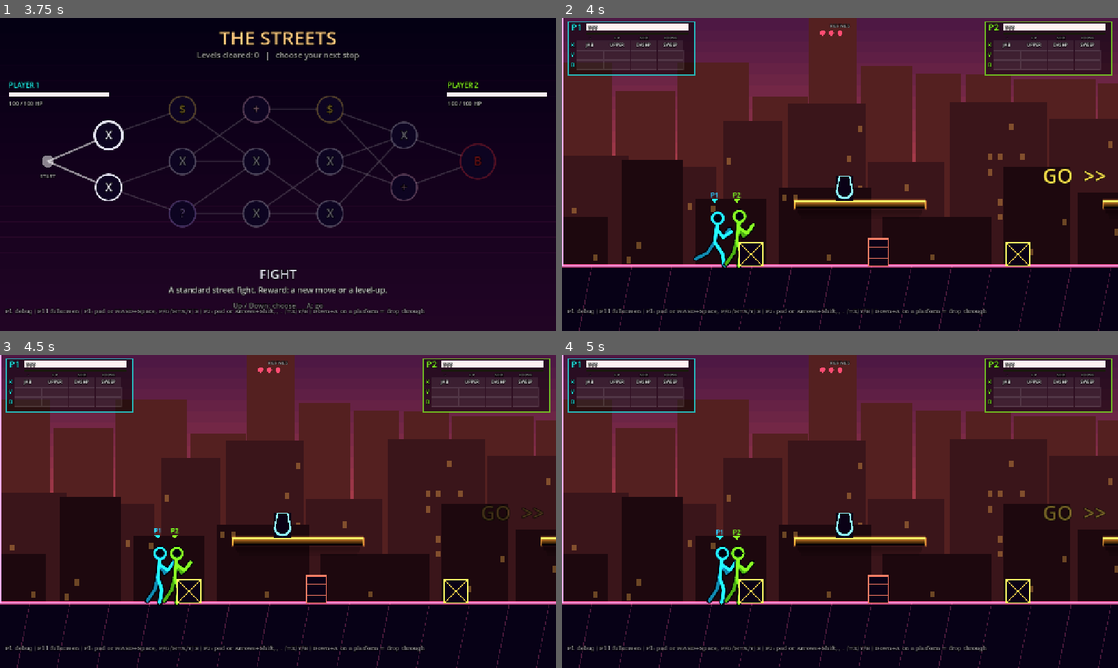
Above: before the commit, frames 1-4 (two rows, left to right).
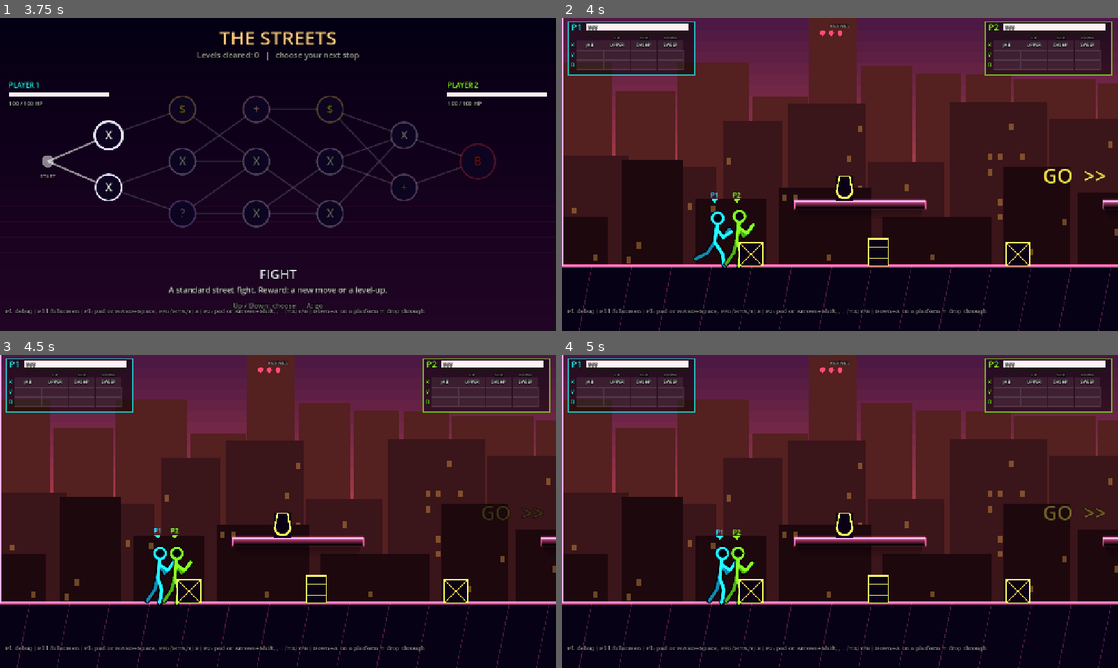
Above: after the commit, the same moments.

Repository: LaMaSi/Multiplayer-fighting-roguelike
Game: Godot game, scene res://scenes/main_menu.tscn
The game is run twice, just before and just after one commit, with the same random seed, the same clock (stepped at 60 frames per second) and the same inputs.
Inputs (mouse positions are in pixels of both pictures, inside the frame that each line leads up to):
- Up to frame 1 (3.75 s): tap Enter at 0.5 s; move the mouse to (400, 158) at 0.52 s; hold D 0.53-1.25 s; tap F at 0.6 s; click (400, 158) at 0.67 s; tap Space at 0.77 s; drag from (166, 190) to (250, 237) at 1.27 s; move the mouse to (333, 105) at 2.02 s; hold A 2.03-2.75 s; tap H at 2.1 s; drag from (250, 237) to (111, 127) at 2.77 s; move the mouse to (444, 221) at 3.52 s; hold D from 3.53 s (still down); tap V at 3.6 s
- Up to frame 2 (4 s): keep holding D; tap Space at 3.77 s
- Up to frame 3 (4.5 s): release D at 4.25 s; drag from (111, 464) to (194, 433) at 4.27 s
- Up to frame 4 (5 s): no input

Frame 1 is identical in both runs. In frame 2, 0.8% of the frame differs, in the area x 41-100%, y 50-80%; in frame 3, 0.8%; in frame 4, 0.8%.

Commit message:
Pal colour roles (terrain pink/amber switch), terrain comparison screenshot test
Co-Authored-By: Claude Sonnet 5.5 <noreply@anthropic.com>
Claude-Session: https://claude.ai/code/session_01C2WewpGAAP2KUyYkL7WJHM

Diff:
--- a/scripts/enemies/enemy.gd
+++ b/scripts/enemies/enemy.gd
@@ -9,9 +9,9 @@
 	"dummy": {"name": "Training Dummy", "hp": 99999.0, "speed": 0.0, "color": Color(1.6, 1.6, 1.8), "style": "", "ai": "dummy", "attacks": []},
 	"thug": {"name": "Thug", "hp": 55.0, "speed": 150.0, "color": Color(1.3, 0.3, 0.08), "style": "cap", "ai": "melee", "build": {"limb": 1.55, "head": 1.05, "fill": true, "square": true},
 		"attacks": ["e_punch", "e_double"], "range": 62.0, "cd": 1.5},
-	"biker": {"name": "Biker", "hp": 75.0, "speed": 200.0, "color": Color(1.3, 1.0, 0.08), "style": "helmet", "ai": "charger", "build": {"limb": 1.3, "head": 1.3, "fill": true, "square": false},
+	"biker": {"name": "Biker", "hp": 75.0, "speed": 200.0, "color": Color(1.4, 0.25, 0.1), "style": "helmet", "ai": "charger", "build": {"limb": 1.3, "head": 1.3, "fill": true, "square": false},
 		"attacks": ["e_charge"], "range": 0.0, "cd": 2.2},
-	"thrower": {"name": "Bottle Thrower", "hp": 40.0, "speed": 130.0, "color": Color(1.2, 0.12, 0.5), "style": "hood", "ai": "ranged", "build": {"limb": 0.8, "head": 0.9, "fill": false, "square": true},
+	"thrower": {"name": "Bottle Thrower", "hp": 40.0, "speed": 130.0, "color": Color(1.1, 0.1, 0.25), "style": "hood", "ai": "ranged", "build": {"limb": 0.8, "head": 0.9, "fill": false, "square": true},
 		"attacks": ["e_throw"], "range": 0.0, "cd": 2.4},
 	"boss_street": {"name": "Big Boss", "hp": 750.0, "speed": 120.0, "color": Color(1.45, 0.08, 0.08), "style": "crown", "ai": "boss", "build": {"limb": 1.9, "head": 1.1, "fill": true, "square": true},
 		"attacks": ["boss_swing", "boss_slam", "boss_charge"], "range": 100.0, "cd": 1.0, "scale": 1.5, "resist": true, "boss": true},
--- a/scripts/levels/level_base.gd
+++ b/scripts/levels/level_base.gd
@@ -351,9 +351,9 @@
 	if exit_x > 0.0:
 		var door := Rect2(exit_x, ground_y - 190.0, 120.0, 190.0)
 		c.draw_rect(door, Color(0.1, 0.07, 0.02))
-		c.draw_rect(door, Color(2.0, 1.7, 0.5), false, 4.0)
+		c.draw_rect(door, Pal.interact(), false, 4.0)
 		c.draw_rect(Rect2(door.position + Vector2(14, 14), door.size - Vector2(28, 14)), Color(1.0, 0.8, 0.2, 0.18))
-		c.draw_string(ThemeDB.fallback_font, door.position + Vector2(0, -12), "EXIT", HORIZONTAL_ALIGNMENT_CENTER, door.size.x, 26, Color(2.0, 1.7, 0.5))
+		c.draw_string(ThemeDB.fallback_font, door.position + Vector2(0, -12), "EXIT", HORIZONTAL_ALIGNMENT_CENTER, door.size.x, 26, Pal.interact())
 	var np: Color = theme["neon_plat"]
 	for r: Rect2 in platforms:
 		if Backdrop.variant == 0:
--- /dev/null
+++ b/scripts/levels/pal.gd
@@ -0,0 +1,14 @@
+class_name Pal
+## Central colour roles (see docs/STYLEGUIDE.md). Starting point of the future Palette: only the
+## roles under comparison live here for now.
+static var terrain_pink := true
+
+
+## Surfaces you stand on: ground edge and platforms.
+static func terrain() -> Color:
+	return Color(2.0, 0.7, 1.2) if terrain_pink else Color(2.0, 1.2, 0.4)
+
+
+## Things you can break, grab or reach: crates, barrels, vases, pickups, exit.
+static func interact() -> Color:
+	return Color(2.0, 1.2, 0.4) if terrain_pink else Color(1.5, 2.0, 1.7)
--- a/scripts/levels/streets_level.gd
+++ b/scripts/levels/streets_level.gd
@@ -9,8 +9,8 @@
 	level_name = "Streets"
 	theme["sky_top"] = Color(0.12, 0.04, 0.26)
 	theme["sky_bottom"] = Color(1.0, 0.36, 0.30)
-	theme["neon_ground"] = Color(2.0, 0.7, 1.2)
-	theme["neon_plat"] = Color(2.0, 1.2, 0.4)
+	theme["neon_ground"] = Pal.terrain()
+	theme["neon_plat"] = Pal.terrain()
 	theme["bld_far"] = Color(0.45, 0.15, 0.40)
 	theme["edge_mid"] = Color(2.0, 0.6, 0.3)
 	theme["edge_near"] = Color(2.0, 0.4, 1.2)
--- a/scripts/props/pickup.gd
+++ b/scripts/props/pickup.gd
@@ -68,7 +68,7 @@
 func _draw() -> void:
 	if life < 4.0 and int(life * 6.0) % 2 == 0:
 		return
-	var c: Color = COLORS[kind]
+	var c: Color = Pal.interact()  # one hue for everything you can grab; the glyph tells the type
 	var bob := sin(_t * 5.0) * 3.0
 	var r := 13.0 if kind == "hp_m" else 10.0
 	draw_circle(Vector2(0, -16 + bob), r + 6.0, Color(c.r, c.g, c.b, 0.15))
--- a/scripts/props/prop.gd
+++ b/scripts/props/prop.gd
@@ -10,7 +10,7 @@
 var state := "idle"  ## idle, held, flying, dead
 var thrown_by: Actor = null
 var guaranteed := ""  ## force a specific drop
-var col := Color(2.0, 1.2, 0.4)
+var col := Pal.interact()
 var w := 46.0
 var h := 46.0
 
@@ -25,17 +25,17 @@
 	match k:
 		"barrel":
 			hp = 34.0
-			col = Color(1.9, 0.5, 0.4)
+			col = Pal.interact()
 			w = 40.0
 			h = 54.0
 		"vase":
 			hp = 12.0
-			col = Color(0.6, 1.6, 2.0)
+			col = Pal.interact()
 			w = 34.0
 			h = 50.0
 		_:
 			hp = 24.0
-			col = Color(2.0, 1.2, 0.4)
+			col = Pal.interact()
 	return self
 
 
--- /dev/null
+++ b/tests/shot_terrain.gd
@@ -0,0 +1,32 @@
+extends Node
+## Renders pink-terrain vs amber-terrain with enemies, props and pickups in view.
+##   godot --path . res://tests/shot_terrain.tscn -- <level_scene> <out_dir>
+
+
+func frames(n: int) -> void:
+	for i in n:
+		await get_tree().process_frame
+
+
+func _ready() -> void:
+	var args := OS.get_cmdline_user_args()
+	for pink in [true, false]:
+		Pal.terrain_pink = pink
+		Backdrop.variant = 2
+		var level: LevelBase = load(String(args[0])).instantiate()
+		add_child(level)
+		await frames(10)
+		level.fighters[0].global_position = Vector2(560, 469)
+		level.fighters[1].global_position = Vector2(640, 469)
+		for k in ["thug", "biker", "thrower"]:
+			level.spawn_enemy(k, Vector2(1180 if k == "thug" else (1050 if k == "biker" else 900), 599))
+		for k in ["hp_m", "dmg", "speed", "shield", "meter"]:
+			Pickup.spawn(level, Vector2(760 + ["hp_m", "dmg", "speed", "shield", "meter"].find(k) * 44, 440), k)
+		level.spawn_prop("barrel", Vector2(840, 469))
+		level.spawn_prop("vase", Vector2(1150, 379))
+		await frames(40)
+		await RenderingServer.frame_post_draw
+		get_viewport().get_texture().get_image().save_png("%s/terrain_%s.png" % [args[1], "pink" if pink else "amber"])
+		level.queue_free()
+		await frames(3)
+	get_tree().quit()
--- /dev/null
+++ b/tests/shot_terrain.tscn
@@ -0,0 +1,6 @@
+[gd_scene load_steps=2 format=3]
+
+[ext_resource type="Script" path="res://tests/shot_terrain.gd" id="1"]
+
+[node name="ShotTerrain" type="Node"]
+script = ExtResource("1")
Not shown, added: autoload/post.gd.uid
Not shown, added: scripts/levels/pal.gd.uid
Not shown, added: shaders/post.gdshader.uid
Not shown, added: tests/shot_bg.gd.uid
Not shown, added: tests/shot_post.gd.uid
Not shown, added: tests/shot_terrain.gd.uid
